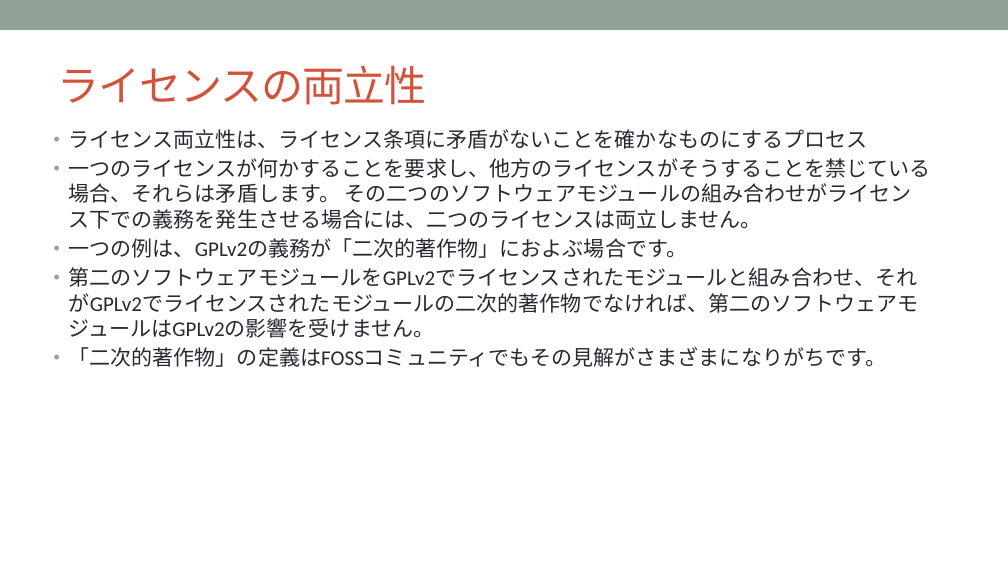
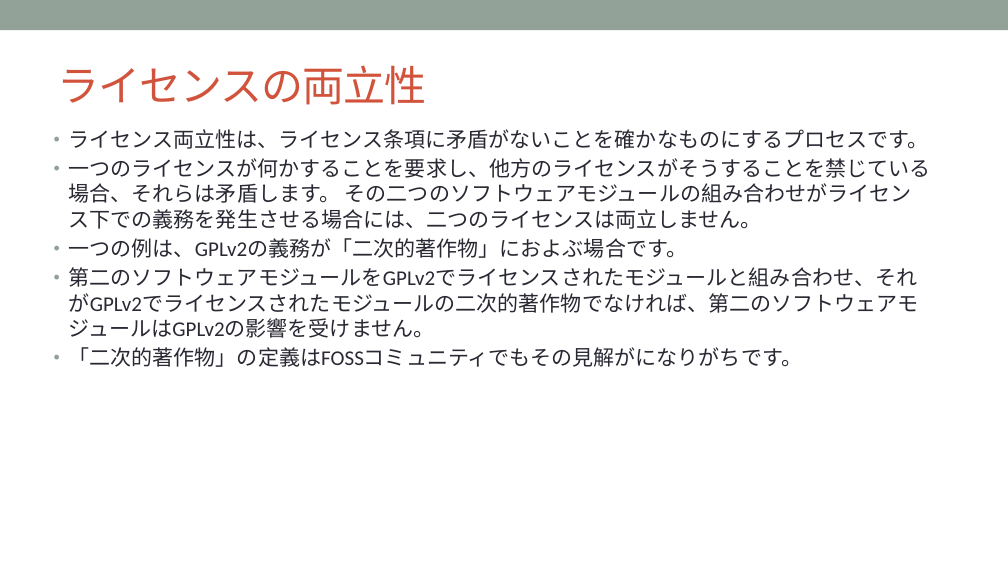
Before and after one commit to OpenChain-Project/Curriculum-Translation-JP, a slide deck: slide 18 of target/openchain-curriculum-release-2.pptx. Drawn at 1008x567 pixels with LibreOffice and Linux fonts; fonts in the diff are those of the drawing; background and template pictures are left out. Boxes give left, top, right and bottom in pixels: in the first picture for what was removed or moved away, otherwise in the second. Text is boxed around its words. In the diff, an @@ line names an element or a change of style, - is before the commit and + after.

```diff
--- a/target/openchain-curriculum-release-2.pptx
+++ b/target/openchain-curriculum-release-2.pptx
@@ text at (x1=69, y1=129, x2=929, y2=149): text changed @@
-• ライセンス両立性は、ライセンス条項に矛盾がないことを確かなものにするプロセス
+• ライセンス両立性は、ライセンス条項に矛盾がないことを確かなものにするプロセスです。
@@ text at (x1=69, y1=347, x2=802, y2=367): text changed @@
-• 「二次的著作物」の定義はFOSSコミュニティでもその見解がさまざまになりがちです。
+• 「二次的著作物」の定義はFOSSコミュニティでもその見解がになりがちです。
```
Also in this commit, not shown: 38 other slides changed, 6 other files.
